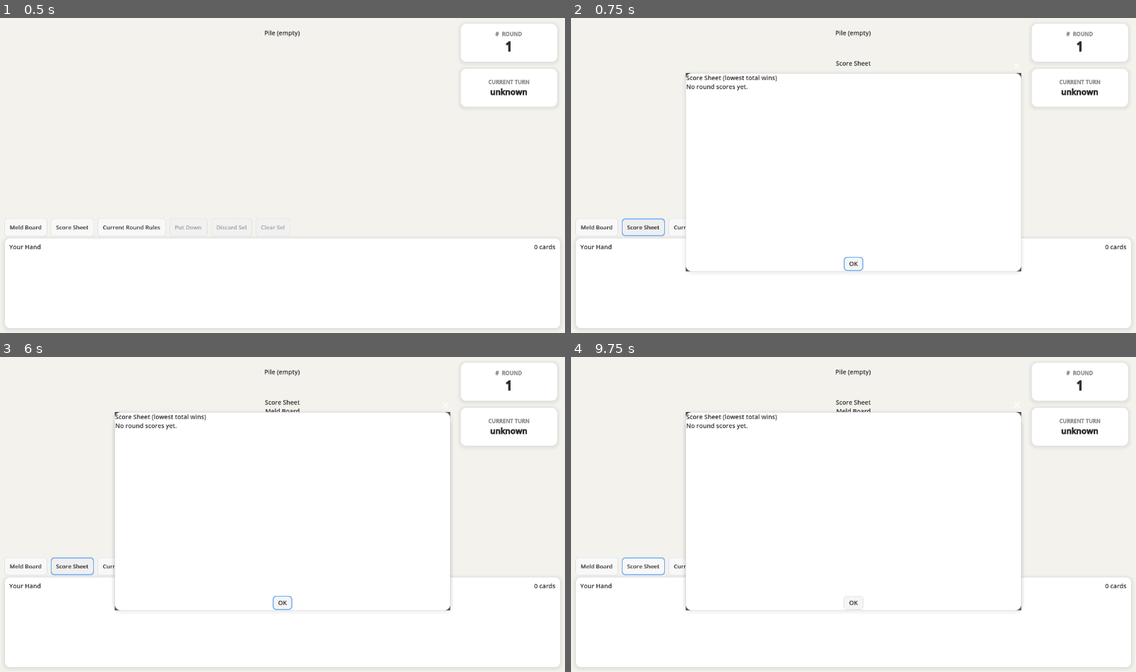
Above: before the commit, frames 1-4 (two rows, left to right).
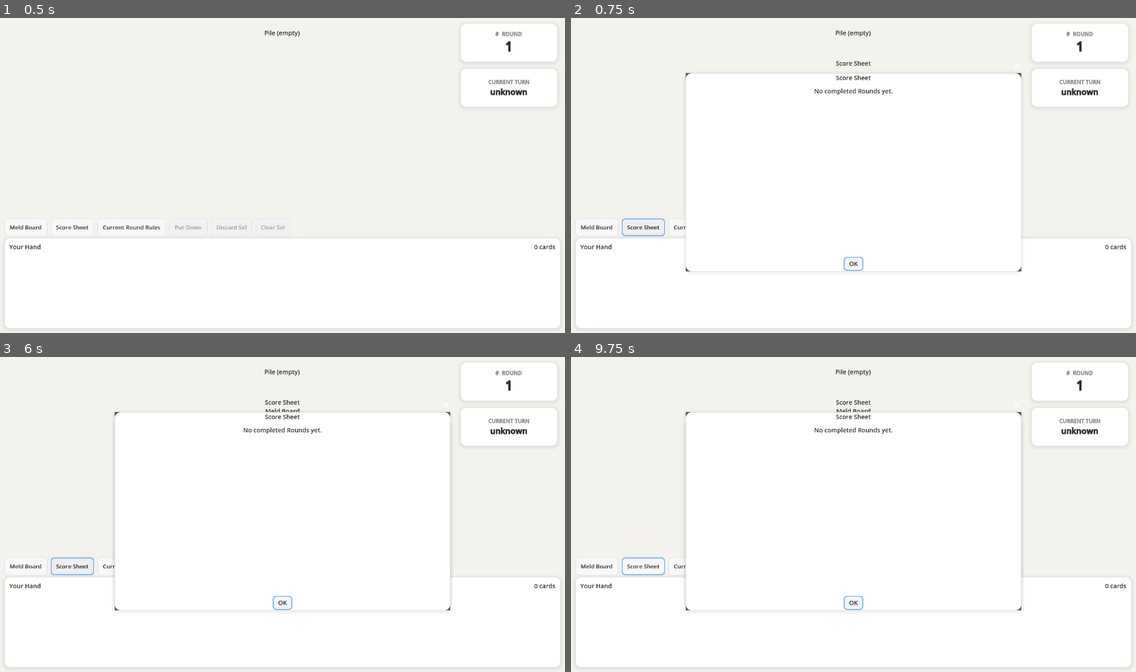
Above: after the commit, the same moments.

Repository: davidzywiec/mp-hot-rum
Game: Godot game, scene res://scenes/game/MainGame.tscn
Two runs of this game, one before a commit and one after it. Both use one fixed random seed, a clock stepped at 60 frames per second and the inputs below. This scene is started directly instead of the project's main scene.
Inputs:
- Up to frame 1 (0.5 s): no input
- Up to frame 2 (0.75 s): click "Score Sheet" at 0.5 s
- Up to frame 3 (6 s): click "OK" at 1.25 s; click "Meld Board" at 2 s; click "OK" at 2.75 s; click "Current Round Rules" at 3.5 s; click "OK" at 4.25 s; click "Meld Board" at 5 s; click "Score Sheet" at 5.75 s
- Up to frame 4 (9.75 s): click "OK" at 6.5 s; click "Current Round Rules" at 7.25 s; click "Meld Board" at 8 s; click "Score Sheet" at 8.75 s; click "Current Round Rules" at 9.5 s

Frame 1 is identical in both runs. In frame 2, 0.4% of the frame differs, in the area x 20-57%, y 18-25%; in frame 3, 0.4%; in frame 4, 0.4%, in the area x 20-57%, y 18-81%.

Commit message:
Update score sheet UI for #14

Diff:
--- /dev/null
+++ b/scenes/test/ScoreSheetPopupTest.tscn
@@ -0,0 +1,6 @@
+[gd_scene load_steps=2 format=3]
+
+[ext_resource type="Script" path="res://scripts/test/score_sheet_popup_test.gd" id="1_score_sheet_popup_test"]
+
+[node name="ScoreSheetPopupTest" type="Node"]
+script = ExtResource("1_score_sheet_popup_test")
--- a/scripts/game/game_ui.gd
+++ b/scripts/game/game_ui.gd
@@ -78,7 +78,12 @@
 var _meld_board_scroll: ScrollContainer = null
 var _meld_board_list: VBoxContainer = null
 var _score_sheet_popup: AcceptDialog = null
-var _score_sheet_text: RichTextLabel = null
+var _score_sheet_title_label: Label = null
+var _score_sheet_leader_bar: HBoxContainer = null
+var _score_sheet_leader_label: Label = null
+var _score_sheet_leader_total_label: Label = null
+var _score_sheet_table_header: HBoxContainer = null
+var _score_sheet_rows: VBoxContainer = null
 var _round_rules_popup: AcceptDialog = null
 var _round_rules_popup_text: RichTextLabel = null
 var _local_claim_offer_passed: bool = false
@@ -884,17 +889,20 @@
 	return rows
 
 func _update_round_summary_leader(rows: Array) -> void:
+	_set_round_leader(rows, round_summary_leader_label, round_summary_leader_total_label)
+
+func _set_round_leader(rows: Array, leader_label: Label, leader_total_label: Label) -> void:
 	if rows.is_empty():
-		if round_summary_leader_label != null:
-			round_summary_leader_label.text = "Round Leader -"
-		if round_summary_leader_total_label != null:
-			round_summary_leader_total_label.text = "0 pts total"
+		if leader_label != null:
+			leader_label.text = "Round Leader -"
+		if leader_total_label != null:
+			leader_total_label.text = "0 pts total"
 		return
 	var leader: Dictionary = rows[0]
-	if round_summary_leader_label != null:
-		round_summary_leader_label.text = "Round Leader - %s" % str(leader.get("name", "Unknown"))
-	if round_summary_leader_total_label != null:
-		round_summary_leader_total_label.text = "%d pts total" % int(leader.get("total_points", 0))
+	if leader_label != null:
+		leader_label.text = "Round Leader - %s" % str(leader.get("name", "Unknown"))
+	if leader_total_label != null:
+		leader_total_label.text = "%d pts total" % int(leader.get("total_points", 0))
 
 func _round_summary_signature_for_rows(round_number: int, rows: Array, highlighted_peer_id: int, vote_count: int, local_voted: bool) -> String:
 	var parts: Array[String] = [str(round_number), str(highlighted_peer_id), str(vote_count), str(local_voted)]
@@ -1368,19 +1376,65 @@
 	popup.title = "Score Sheet"
 	popup.exclusive = false
 	_style_popup(popup)
-	var score_text: RichTextLabel = RichTextLabel.new()
-	score_text.custom_minimum_size = Vector2(720, 360)
-	score_text.scroll_active = true
-	score_text.bbcode_enabled = false
-	score_text.fit_content = false
-	score_text.selection_enabled = true
-	score_text.autowrap_mode = TextServer.AUTOWRAP_WORD_SMART
-	MDTheme.apply_rich_text_label(score_text)
-	popup.add_child(score_text)
+	var content: VBoxContainer = VBoxContainer.new()
+	content.custom_minimum_size = Vector2(720, 360)
+	content.size_flags_horizontal = Control.SIZE_EXPAND_FILL
+	content.size_flags_vertical = Control.SIZE_EXPAND_FILL
+	content.add_theme_constant_override("separation", 10)
+	popup.add_child(content)
+
+	var title_label: Label = Label.new()
+	title_label.horizontal_alignment = HORIZONTAL_ALIGNMENT_CENTER
+	title_label.add_theme_color_override("font_color", MDTheme.TEXT_PRIMARY)
+	content.add_child(title_label)
+
+	var leader_bar: HBoxContainer = HBoxContainer.new()
+	leader_bar.add_theme_constant_override("separation", 8)
+	content.add_child(leader_bar)
+	var leader_label: Label = Label.new()
+	leader_label.size_flags_horizontal = Control.SIZE_EXPAND_FILL
+	leader_label.add_theme_color_override("font_color", MDTheme.TEXT_PRIMARY)
+	leader_bar.add_child(leader_label)
+	var leader_total_label: Label = Label.new()
+	leader_total_label.custom_minimum_size = Vector2(130, 0)
+	leader_total_label.horizontal_alignment = HORIZONTAL_ALIGNMENT_CENTER
+	leader_total_label.add_theme_color_override("font_color", MDTheme.TEXT_PRIMARY)
+	leader_bar.add_child(leader_total_label)
+
+	var table_header: HBoxContainer = HBoxContainer.new()
+	table_header.add_theme_constant_override("separation", 8)
+	content.add_child(table_header)
+	var player_header: Label = Label.new()
+	player_header.size_flags_horizontal = Control.SIZE_EXPAND_FILL
+	player_header.text = "Player Name"
+	player_header.add_theme_color_override("font_color", MDTheme.TEXT_PRIMARY)
+	table_header.add_child(player_header)
+	var round_points_header: Label = Label.new()
+	round_points_header.custom_minimum_size = Vector2(130, 0)
+	round_points_header.horizontal_alignment = HORIZONTAL_ALIGNMENT_CENTER
+	round_points_header.text = "Points this round"
+	round_points_header.add_theme_color_override("font_color", MDTheme.TEXT_PRIMARY)
+	table_header.add_child(round_points_header)
+	var total_points_header: Label = Label.new()
+	total_points_header.custom_minimum_size = Vector2(110, 0)
+	total_points_header.horizontal_alignment = HORIZONTAL_ALIGNMENT_CENTER
+	total_points_header.text = "Total Points"
+	total_points_header.add_theme_color_override("font_color", MDTheme.TEXT_PRIMARY)
+	table_header.add_child(total_points_header)
+
+	var rows: VBoxContainer = VBoxContainer.new()
+	rows.size_flags_vertical = Control.SIZE_EXPAND_FILL
+	rows.add_theme_constant_override("separation", 4)
+	content.add_child(rows)
 	add_child(popup)
 	_apply_card_button_theme_to_tree(popup)
 	_score_sheet_popup = popup
-	_score_sheet_text = score_text
+	_score_sheet_title_label = title_label
+	_score_sheet_leader_bar = leader_bar
+	_score_sheet_leader_label = leader_label
+	_score_sheet_leader_total_label = leader_total_label
+	_score_sheet_table_header = table_header
+	_score_sheet_rows = rows
 
 func _ensure_round_rules_popup() -> void:
 	if _round_rules_popup != null:
@@ -1411,11 +1465,34 @@
 	_round_rules_popup_text.scroll_to_line(0)
 
 func _refresh_score_sheet_popup() -> void:
-	if _score_sheet_text == null:
-		return
-	_score_sheet_text.clear()
-	_score_sheet_text.add_text(_build_score_sheet_text())
-	_score_sheet_text.scroll_to_line(0)
+	if _score_sheet_rows == null:
+		return
+	var summary: Dictionary = GameManager.get_latest_round_score_data()
+	var has_completed_round: bool = not summary.is_empty()
+	if _score_sheet_title_label != null:
+		if has_completed_round:
+			_score_sheet_title_label.text = "Score Sheet - Round %d" % int(summary.get("round", GameManager.round_number))
+		else:
+			_score_sheet_title_label.text = "Score Sheet"
+	if _score_sheet_leader_bar != null:
+		_score_sheet_leader_bar.visible = has_completed_round
+	if _score_sheet_table_header != null:
+		_score_sheet_table_header.visible = has_completed_round
+	for child in _score_sheet_rows.get_children():
+		child.queue_free()
+	if not has_completed_round:
+		var empty_label: Label = Label.new()
+		empty_label.text = "No completed Rounds yet."
+		empty_label.horizontal_alignment = HORIZONTAL_ALIGNMENT_CENTER
+		empty_label.add_theme_color_override("font_color", MDTheme.TEXT_PRIMARY)
+		_score_sheet_rows.add_child(empty_label)
+		return
+	var rows: Array = _sorted_round_summary_rows(summary)
+	_set_round_leader(rows, _score_sheet_leader_label, _score_sheet_leader_total_label)
+	for raw_row in rows:
+		if typeof(raw_row) != TYPE_DICTIONARY:
+			continue
+		_score_sheet_rows.add_child(_build_round_summary_row(raw_row as Dictionary, multiplayer.get_unique_id()))
 
 func _refresh_meld_board() -> void:
 	if _meld_board_list == null:
--- /dev/null
+++ b/scripts/test/score_sheet_popup_test.gd
@@ -0,0 +1,129 @@
+extends Node
+
+const GAME_UI_SCENE: PackedScene = preload("res://scenes/game/GameUI.tscn")
+
+func _ready() -> void:
+	call_deferred("_run_and_quit")
+
+func _run_and_quit() -> void:
+	await get_tree().process_frame
+	_setup_latest_round_score()
+	var game_ui: Control = GAME_UI_SCENE.instantiate() as Control
+	get_tree().root.add_child(game_ui)
+	await get_tree().process_frame
+
+	var score_sheet_button: Button = game_ui.get_node_or_null(
+		"RoundDataContainer/BottomControlsBar/ActionBar/ScoreSheetButton"
+	) as Button
+	if score_sheet_button == null:
+		_fail("Expected the Score Sheet button to be available.")
+		return
+	score_sheet_button.pressed.emit()
+	await get_tree().process_frame
+
+	var score_sheet: AcceptDialog = _find_score_sheet_popup(game_ui)
+	if score_sheet == null:
+		_fail("Expected Score Sheet to open after its button is pressed.")
+		return
+	var visible_text: String = _visible_text(score_sheet)
+	if not visible_text.contains("Round Leader - Ada"):
+		_fail("Expected Score Sheet to show the latest round leader.")
+		return
+	if not visible_text.contains("12 pts total"):
+		_fail("Expected Score Sheet to show the leader total.")
+		return
+	if not visible_text.contains("Points this round") or not visible_text.contains("Total Points"):
+		_fail("Expected Score Sheet to show the End of Round score table headers.")
+		return
+	if not visible_text.contains("Ada") or not visible_text.contains("Bea"):
+		_fail("Expected Score Sheet to show each player from the latest completed Round.")
+		return
+	if visible_text.contains("Cora"):
+		_fail("Score Sheet must not display scores from earlier Rounds.")
+		return
+	if visible_text.contains("Ready for next round") or visible_text.contains("Next Round"):
+		_fail("Score Sheet must not expose End of Round continuation controls.")
+		return
+	game_ui.queue_free()
+	await get_tree().process_frame
+
+	_setup_empty_score_sheet()
+	var empty_game_ui: Control = GAME_UI_SCENE.instantiate() as Control
+	get_tree().root.add_child(empty_game_ui)
+	await get_tree().process_frame
+	var empty_score_sheet_button: Button = empty_game_ui.get_node_or_null(
+		"RoundDataContainer/BottomControlsBar/ActionBar/ScoreSheetButton"
+	) as Button
+	if empty_score_sheet_button == null:
+		_fail("Expected the Score Sheet button to be available before any Round completes.")
+		return
+	empty_score_sheet_button.pressed.emit()
+	await get_tree().process_frame
+	var empty_score_sheet: AcceptDialog = _find_score_sheet_popup(empty_game_ui)
+	if empty_score_sheet == null:
+		_fail("Expected Score Sheet to open before any Round completes.")
+		return
+	if not _visible_text(empty_score_sheet).contains("No completed Rounds yet."):
+		_fail("Expected Score Sheet to explain when no Round has completed.")
+		return
+
+	print("[SCORE_SHEET_POPUP_TEST][PASS]")
+	get_tree().quit(0)
+
+func _setup_latest_round_score() -> void:
+	var game_manager: Node = get_tree().root.get_node_or_null("GameManager")
+	if game_manager == null:
+		_fail("GameManager autoload not found.")
+		return
+	game_manager.end_game_session()
+	game_manager.players.clear()
+	game_manager.player_order.clear()
+	game_manager.score_sheet_data.clear()
+	game_manager.latest_round_score_data = {
+		"round": 3,
+		"rows": [
+			{"peer_id": 1, "name": "Ada", "round_points": 5, "total_points": 12},
+			{"peer_id": 2, "name": "Bea", "round_points": 8, "total_points": 20}
+		]
+	}
+	game_manager.score_sheet_data.append({
+		"round": 2,
+		"rows": [
+			{"peer_id": 3, "name": "Cora", "round_points": 4, "total_points": 9}
+		]
+	})
+	game_manager.score_sheet_data.append(game_manager.latest_round_score_data.duplicate(true))
+	game_manager.round_number = 3
+	game_manager.game_over = false
+	game_manager.round_summary_pending = false
+
+func _setup_empty_score_sheet() -> void:
+	var game_manager: Node = get_tree().root.get_node_or_null("GameManager")
+	if game_manager == null:
+		_fail("GameManager autoload not found.")
+		return
+	game_manager.score_sheet_data.clear()
+	game_manager.latest_round_score_data.clear()
+	game_manager.round_number = 1
+	game_manager.game_over = false
+	game_manager.round_summary_pending = false
+
+func _find_score_sheet_popup(game_ui: Control) -> AcceptDialog:
+	for child in game_ui.get_children():
+		if child is AcceptDialog and (child as AcceptDialog).title == "Score Sheet":
+			return child as AcceptDialog
+	return null
+
+func _visible_text(node: Node) -> String:
+	var text: String = ""
+	if node is Label:
+		text += (node as Label).text + "\n"
+	elif node is RichTextLabel:
+		text += (node as RichTextLabel).get_parsed_text() + "\n"
+	for child in node.get_children():
+		text += _visible_text(child)
+	return text
+
+func _fail(message: String) -> void:
+	printerr("[SCORE_SHEET_POPUP_TEST][FAIL] %s" % message)
+	get_tree().quit(1)
Not shown, added: scripts/test/score_sheet_popup_test.gd.uid
